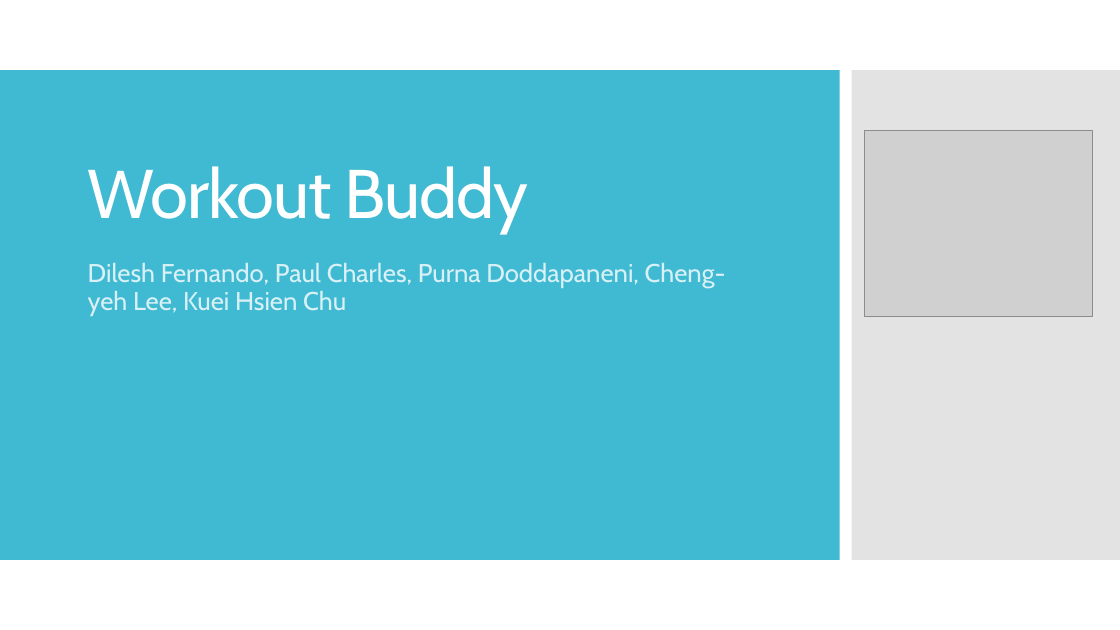
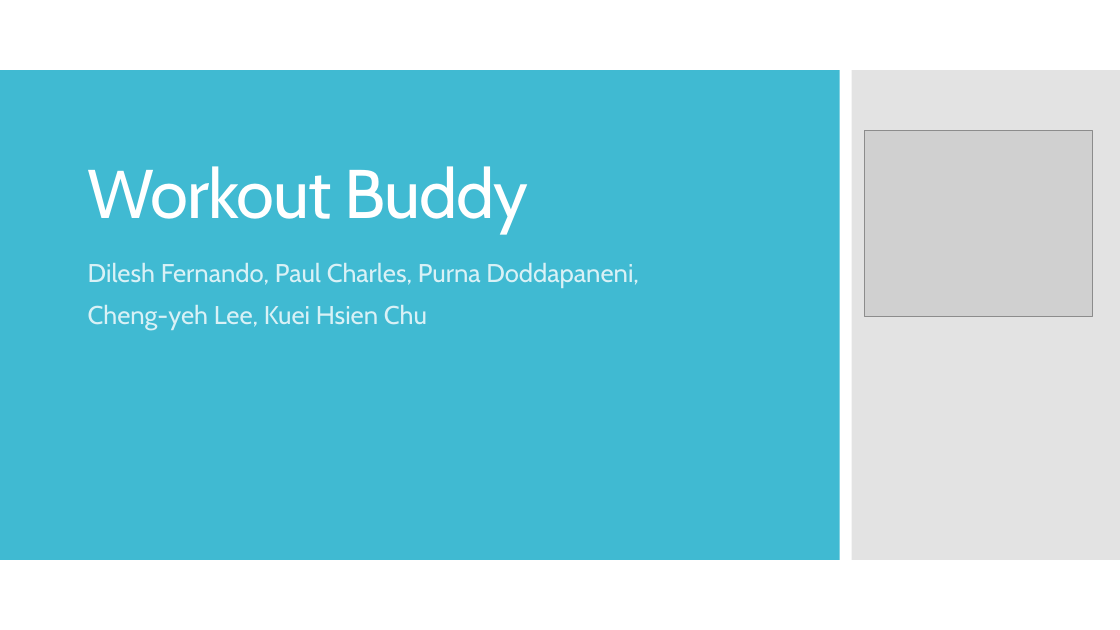
Before and after one commit to chengyeh/Workout-Buddy, a slide deck: slide 1 of documentation/EECS448_Project4_Group8.pptx. Drawn at 1120x630 pixels with LibreOffice and Linux fonts; fonts in the diff are those of the drawing; grey boxes stand for pictures. Boxes give left, top, right and bottom in pixels: in the first picture for what was removed or moved away, otherwise in the second. Text is boxed around its words. In the diff, an @@ line names an element or a change of style, - is before the commit and + after.

Commit message:
Update Presentation

```diff
--- a/documentation/EECS448_Project4_Group8.pptx
+++ b/documentation/EECS448_Project4_Group8.pptx
@@ subtitle at [88, 263, 639, 330]: text changed @@
-Dilesh Fernando, Paul Charles, Purna Doddapaneni, Cheng-yeh Lee, Kuei Hsien Chu
+Dilesh Fernando, Paul Charles, Purna Doddapaneni,
+Cheng-yeh Lee, Kuei Hsien Chu
```
Also in this commit, not shown: 3 other slides changed, 3 slides added, 1 slide removed.
